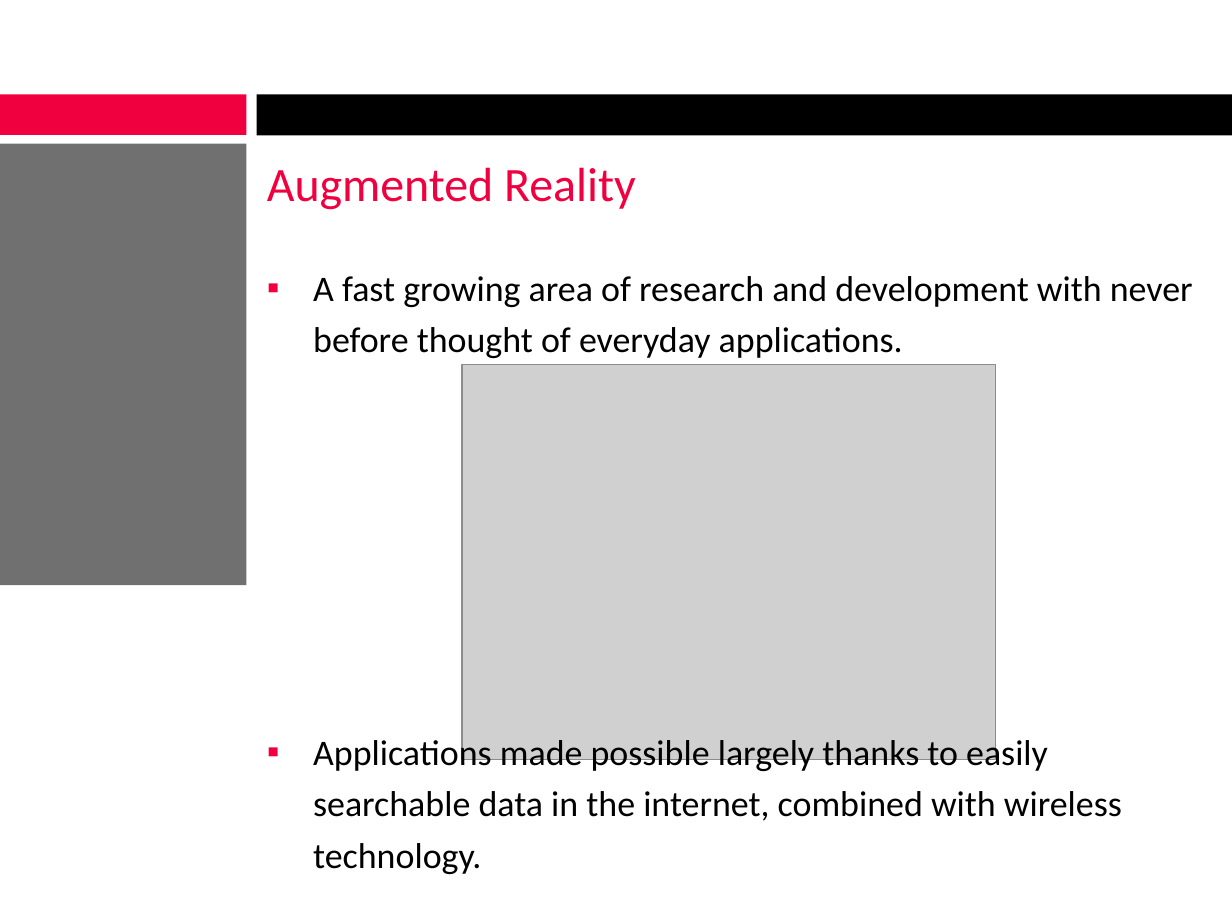
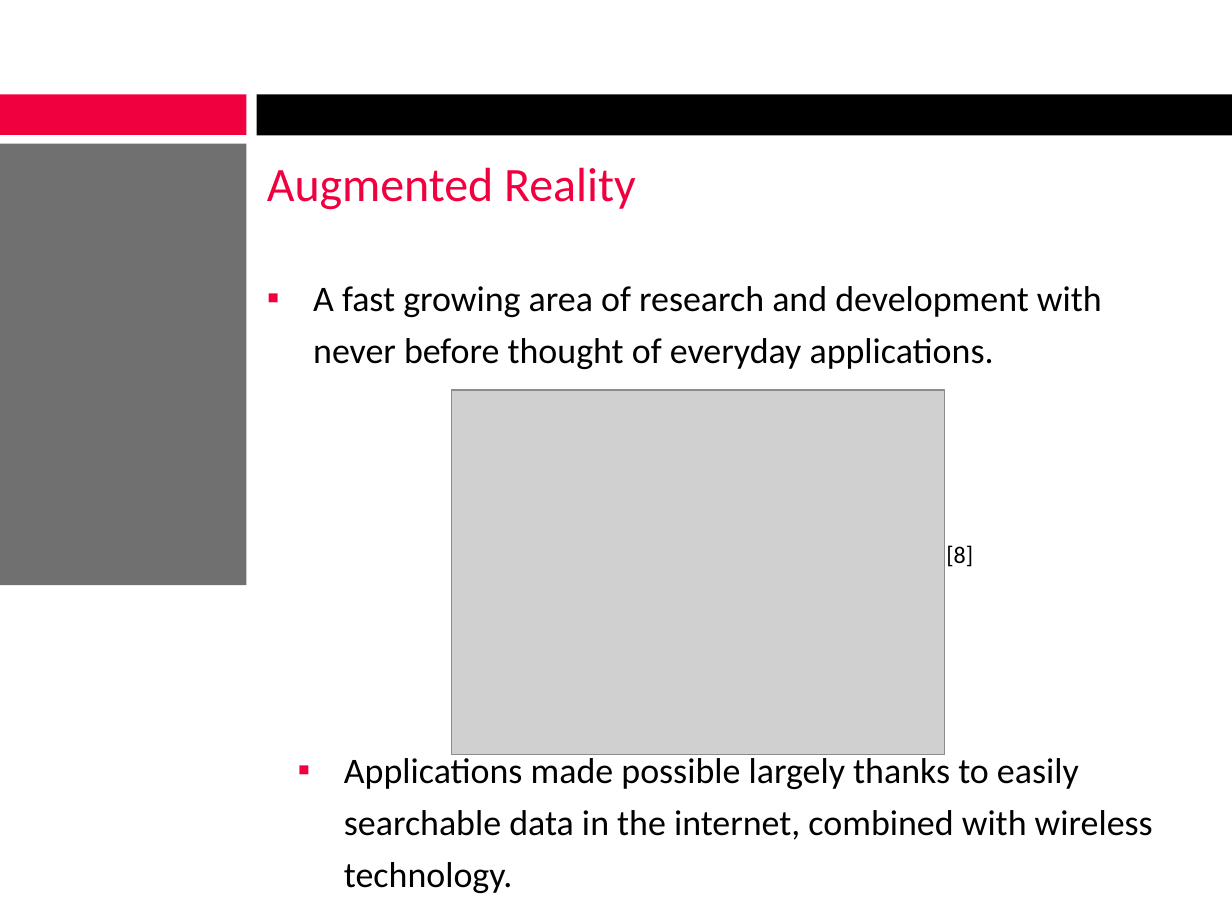
Before and after one commit to alexcraig/RoboWars, a slide deck: slide 26 of docs/presentation_slides/RoboWarsPresentation.pptx. Drawn at 1232x924 pixels with LibreOffice and Linux fonts; fonts in the diff are those of the drawing; grey boxes stand for pictures; background and template pictures are left out. Boxes give left, top, right and bottom in pixels: in the first picture for what was removed or moved away, otherwise in the second. Text is boxed around its words. In the diff, an @@ line names an element or a change of style, - is before the commit and + after.

```diff
--- a/docs/presentation_slides/RoboWarsPresentation.pptx
+++ b/docs/presentation_slides/RoboWarsPresentation.pptx
@@ text "A fast growing area of ...": place and size @@
-text "A fast growing area of ..." at [313,276,1193,874]
+text "A fast growing area of ..." at [313,286,1102,369]
@@ picture: place and size @@
-picture at [462,365,995,760]
+picture at [452,391,945,755]
@@ text added at [946,545,973,567], 14 pt, text #000000 @@
+[8]
@@ text at [313,735,1122,874]: paragraph removed @@
-▪ Applications made possible largely thanks to easily searchable data in the internet, combined with wireless technology.
@@ text added at [344,754,1153,893], 21 pt, text #000000 @@
+▪ Applications made possible largely thanks to easily searchable data in the internet, combined with wireless technology.
```
Also in this commit, not shown: 8 other slides changed, 1 slide added, 3 slides removed.
